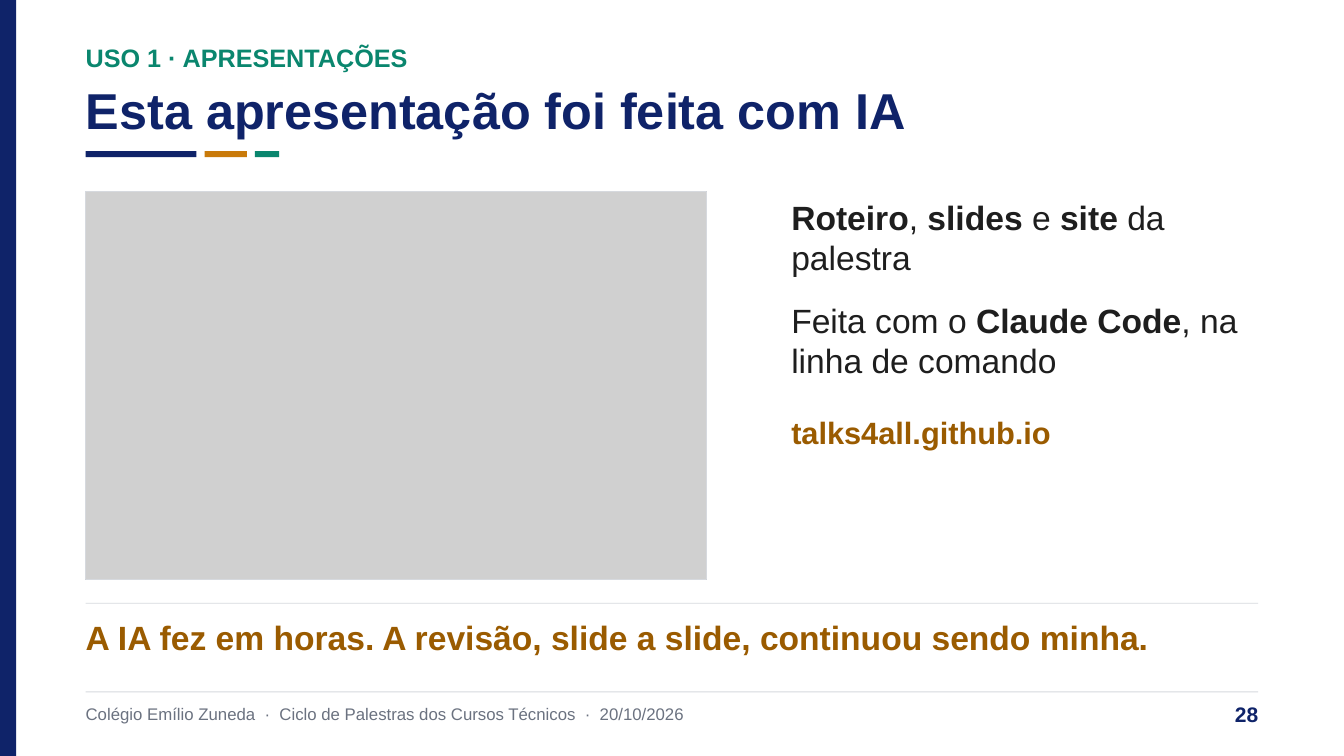
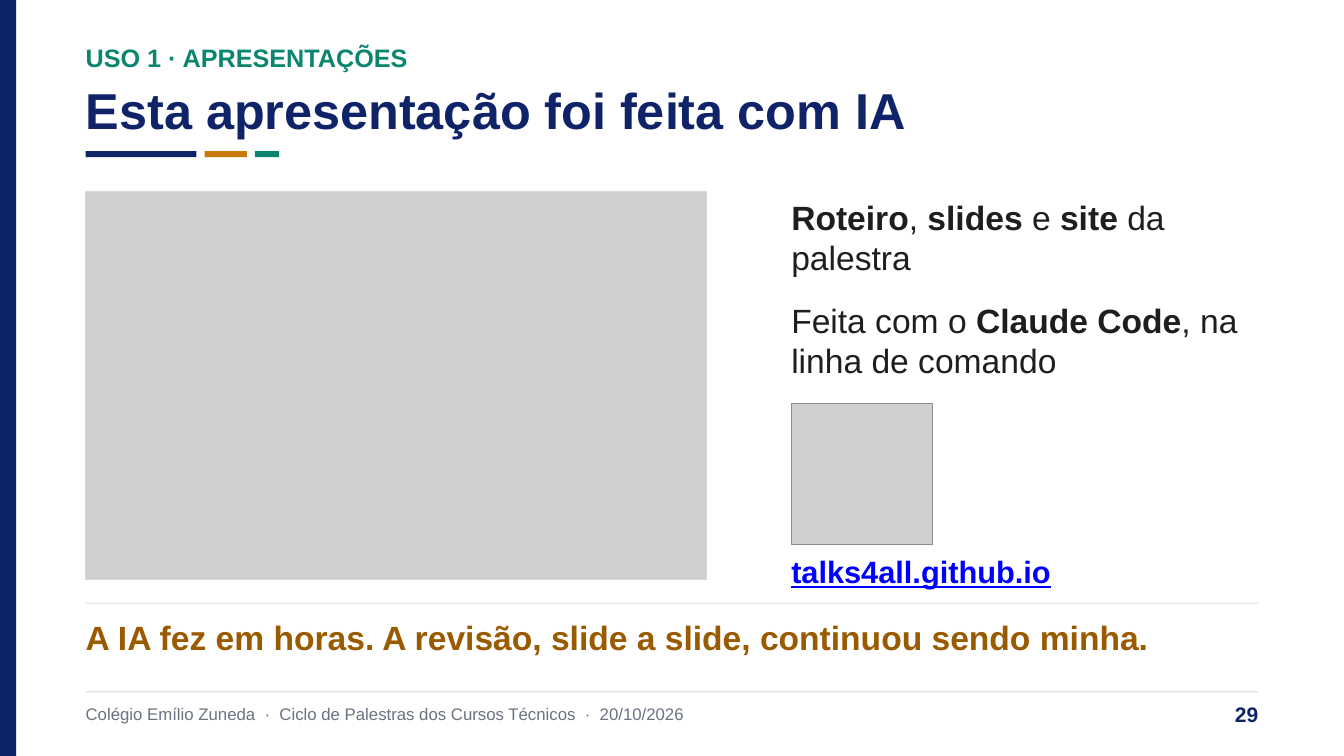
Before and after one commit to talks4all/talks4all.github.io, a slide deck: slide 29 of files/ia-na-pratica-EmilioZuneda.pptx (slide 28 before the commit). Drawn at 1344x756 pixels with LibreOffice and Linux fonts; fonts in the diff are those of the drawing; grey boxes stand for pictures. Boxes give left, top, right and bottom in pixels: in the first picture for what was removed or moved away, otherwise in the second. Text is boxed around its words. In the diff, an @@ line names an element or a change of style, - is before the commit and + after.

```diff
--- a/files/ia-na-pratica-EmilioZuneda.pptx
+++ b/files/ia-na-pratica-EmilioZuneda.pptx
@@ picture added at (x1=791, y1=404, x2=933, y2=545) @@
@@ text at (x1=791, y1=421, x2=1050, y2=450): paragraph removed @@
-talks4all.github.io
@@ text added at (x1=791, y1=560, x2=1050, y2=589), 22 pt, text #0000FF, bold, underline @@
+talks4all.github.io
@@ text at (x1=1235, y1=707, x2=1258, y2=722): text changed @@
-28
+29
```
Also in this commit, not shown: 54 other slides changed, 1 slide added, 1 other file.
